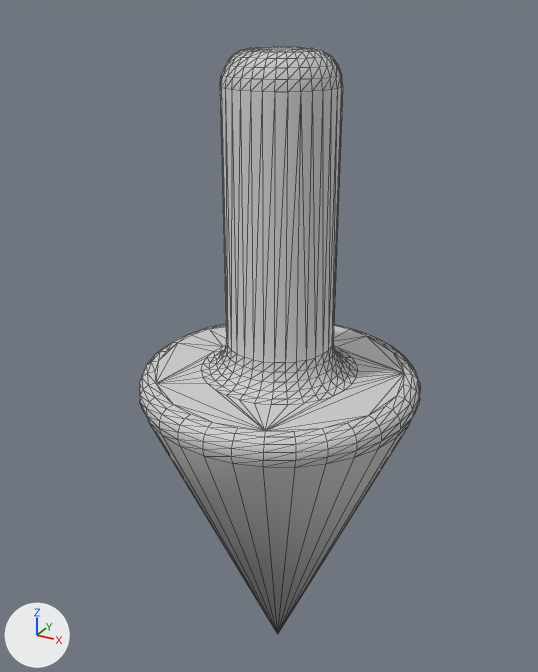
What one commit did to the glTF model models/arrow.glb.
Both versions are drawn from a 50 mm lens placed at (0.438, -0.827, 0.956), pointed at (-0.027, 0.018, 0.534). Every picture has the same lights, and +X, +Y and +Z are marked at lower left. The first picture is the older version. Mesh edges are drawn as thin lines. Vertices at exactly the same position are counted once.

Script lines for the objects in view, before the commit:
```python
me_cone = bpy.data.meshes.new('Cone')
me_cone.from_pydata(...)  # 577 vertices, 1150 faces; spans x -0.195..0.195, y -0.195..0.195, z 0.006..0.914
me_cone.materials.append(mat_material_001)  # light grey #cfcfcf
ob_cone = bpy.data.objects.new('Cone', me_cone)
ob_cone.location = (0.0, 0.0, 0.0)
```
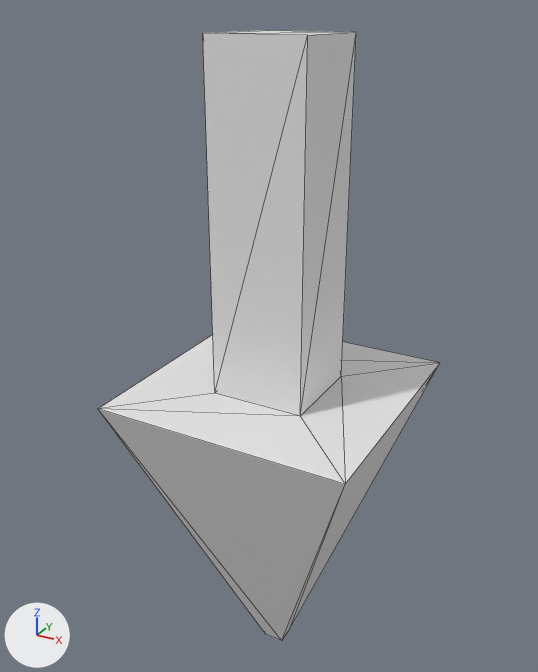
What differs and where, as boxes (x1, y1, x2, y2) in the pictures (538 x 672 px):
'Cone', reshaped, rescaled (22% wider): before (139, 47, 420, 634); after (98, 30, 440, 641)

The change, as a diff of the scene's bpy script:
```diff
--- a/models/arrow.glb.py
+++ b/models/arrow.glb.py
@@ mat_material @@
+mat_material = principled_material('Material')
+mat_material.base_color = (0.8, 0.8, 0.8)  # white #e7e7e7
@@ me_cone @@
 # used by ob_cone; location = (0.0, 0.0, 0.0)
-me_cone.from_pydata(...)  # 577 vertices, 1150 faces; spans x -0.195..0.195, y -0.195..0.195, z 0.006..0.914
-me_cone.materials.append(mat_material_001)  # light grey #cfcfcf
+me_cone.from_pydata(...)  # 16 vertices, 28 faces; spans x -0.83..0.83, y -0.83..0.83, z 0.056..4.352
+# me_cone part 1: 577 vertices removed from x -0.195..0.195, y -0.195..0.195, z 0.006..0.914; 16 vertices added at x -0.83..0.83, y -0.83..0.83, z 0.056..4.352
+me_cone.materials.append(mat_material)  # white #e7e7e7
@@ ob_cone @@
 ob_cone.location = (0.0, 0.0, 0.0)
+ob_cone.scale = (0.214, 0.214, 0.214)
```
